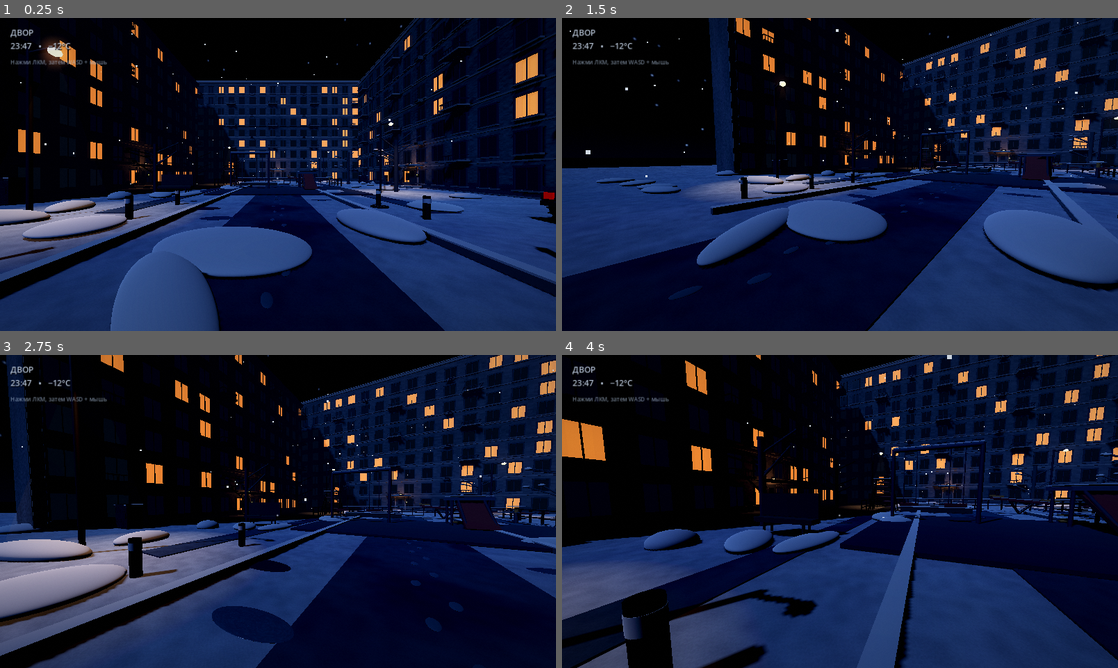
Above: before the commit, frames 1-4 (two rows, left to right).
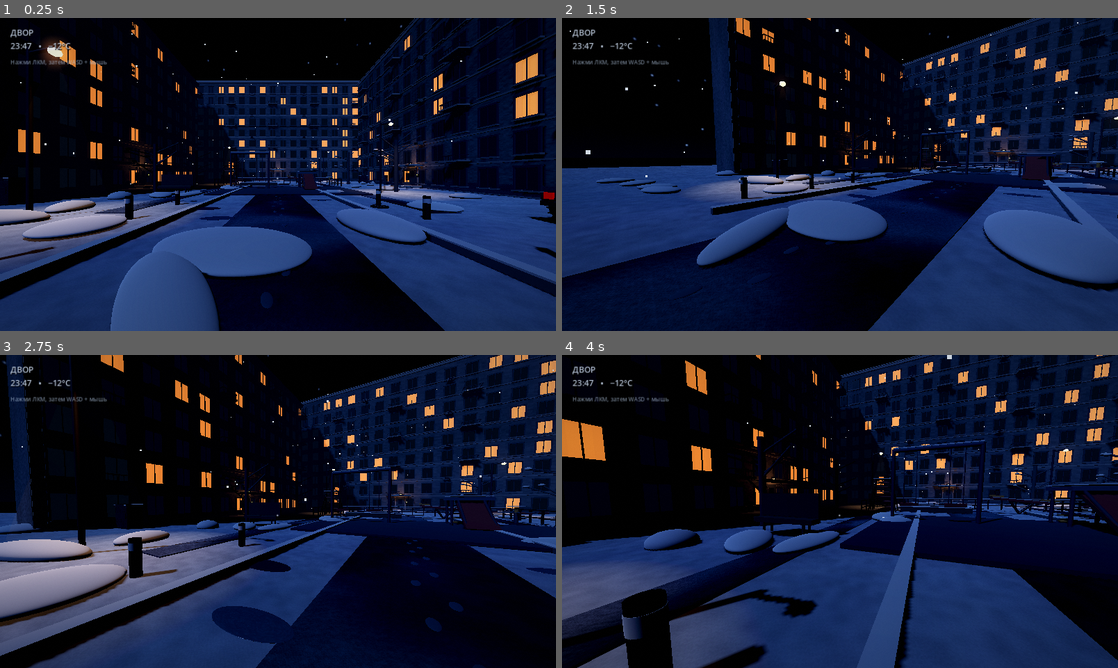
Above: after the commit, the same moments.

Repository: HelterFall/-
Game: Godot game, scene res://main.tscn
The game is run twice, just before and just after one commit, with the same random seed, the same clock (stepped at 60 frames per second) and the same inputs.
Inputs (mouse positions are in pixels of both pictures, inside the frame that each line leads up to):
- Up to frame 1 (0.25 s): no input
- Up to frame 2 (1.5 s): tap Enter at 0.5 s; move the mouse to (962, 158) at 0.52 s; hold D 0.53-1.28 s; click (962, 158) at 0.67 s; move the mouse to (812, 174) at 1.27 s; hold W from 1.28 s (still down)
- Up to frame 3 (2.75 s): keep holding W; move the mouse to (289, 505) at 2.02 s
- Up to frame 4 (4 s): keep holding W; move the mouse to (834, 517) at 2.77 s; click (834, 517) at 2.92 s; move the mouse to (878, 514) at 3.52 s

The runs differ from the first frame. In frame 1, 3.3% of the frame differs, in the area x 21-80%, y 52-100%; in frame 2, 4.3%; in frame 3, 4.5%, in the area x 28-100%, y 50-100%; in frame 4, 3.1%.

Commit message:
Use layered asphalt, packed snow and ice PBR shader on courtyard paths

Diff:
--- a/main.gd
+++ b/main.gd
@@ -107,22 +107,31 @@
 	snow.set_shader_parameter("snow_color", Color(0.53, 0.61, 0.72))
 	snow.set_shader_parameter("ice_color", Color(0.20, 0.28, 0.40))
 	snow.set_shader_parameter("ice_amount", 0.18)
+
+	# Packed winter road: asphalt aggregate, thin drifting snow and polished ice.
 	var packed_snow := ShaderMaterial.new()
-	packed_snow.shader = load("res://materials/snow_ground.gdshader")
-	packed_snow.set_shader_parameter("snow_color", Color(0.22, 0.29, 0.39))
-	packed_snow.set_shader_parameter("ice_color", Color(0.12, 0.19, 0.29))
-	packed_snow.set_shader_parameter("ice_amount", 0.68)
+	packed_snow.shader = load("res://materials/asphalt_snow.gdshader")
+	packed_snow.set_shader_parameter("asphalt_color", Color(0.105, 0.135, 0.18))
+	packed_snow.set_shader_parameter("snow_color", Color(0.35, 0.42, 0.54))
+	packed_snow.set_shader_parameter("ice_color", Color(0.12, 0.19, 0.30))
+	packed_snow.set_shader_parameter("snow_coverage", 0.30)
+	packed_snow.set_shader_parameter("wetness", 0.34)
+	packed_snow.set_shader_parameter("normal_strength", 0.82)
+
 	_box(self, Vector3(0.0, -0.24, -8.0), Vector3(100.0, 0.48, 100.0), snow, true)
 	_box(self, Vector3(0.0, 0.015, 6.0), Vector3(3.4, 0.035, 45.0), packed_snow)
 	_box(self, Vector3(-7.0, 0.015, -9.0), Vector3(1.2, 0.035, 30.0), packed_snow)
 	_box(self, Vector3(7.0, 0.015, -9.0), Vector3(1.2, 0.035, 30.0), packed_snow)
+
 	var drift_material := _material(Color(0.68, 0.75, 0.84), 0.96)
 	for i in range(48):
 		var x := rng.randf_range(-19.0, 19.0)
 		var z := rng.randf_range(-31.0, 19.0)
 		var mound := _sphere(self, Vector3(x, 0.10, z), Vector3(rng.randf_range(0.45, 1.85), rng.randf_range(0.12, 0.38), rng.randf_range(0.45, 1.35)), drift_material)
 		mound.rotation.y = rng.randf_range(0.0, TAU)
-	var print_material := _material(Color(0.28, 0.36, 0.48), 0.88)
+
+	# A dark salted-snow strip marks the pedestrian route.
+	var print_material := _material(Color(0.24, 0.32, 0.44), 0.88)
 	for step_index in range(42):
 		var z := 13.0 - float(step_index) * 0.72
 		var side := -1.0 if step_index % 2 == 0 else 1.0
